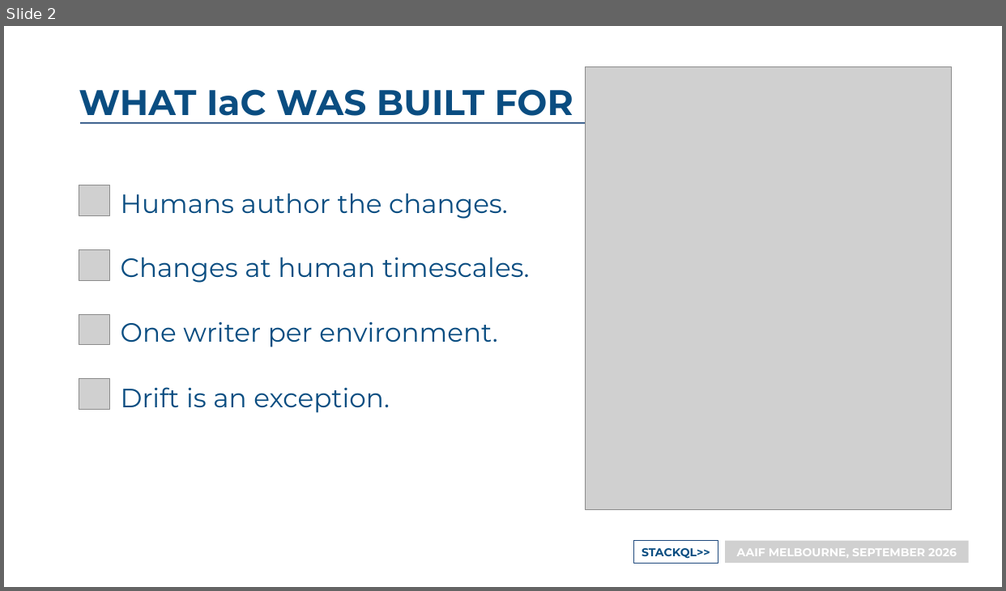
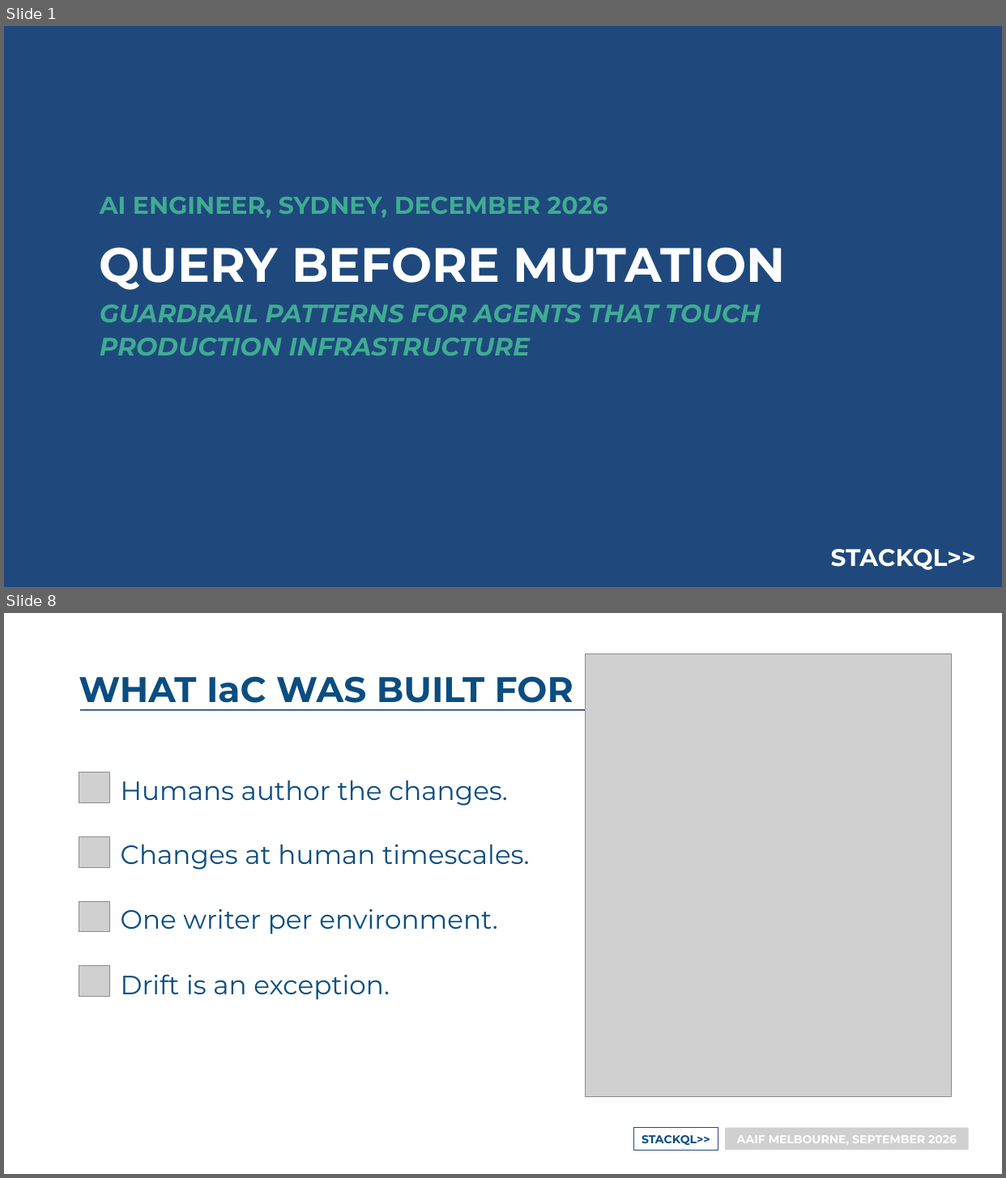
Before and after one commit to stackql-labs/agentic-platform-engineering, a slide deck: 12-26 AI Engineer/presentation/Query Before Mutation - AI Engineer Sydney 2026.pptx. Shown one above the other, each under a label of ours: slide 2 before the commit, slides 1 and 8 after it; the slides between them are not shown. The pictures are 1006x591 and 1006x1178 pixels, drawn with LibreOffice and Linux fonts; fonts in the diff are those of the drawing; grey boxes stand for pictures. Boxes give left, top, right and bottom in pixels: in the first picture for what was removed or moved away, otherwise in the second. Text is boxed around its words. In the diff, an @@ line names an element or a change of style, - is before the commit and + after.

```diff
--- a/12-26 AI Engineer/presentation/Query Before Mutation - AI Engineer Sydney 2026.pptx
+++ b/12-26 AI Engineer/presentation/Query Before Mutation - AI Engineer Sydney 2026.pptx
@@ slide 1 added at <box>4,26,1002,587</box>, background #1F497D @@
@@ text added at <box>100,197,608,218</box>, 38.5 pt, text #3FAC92, bold @@
+AI ENGINEER, SYDNEY, DECEMBER 2026
@@ text added at <box>100,247,786,290</box>, 76.5 pt, text #FFFFFF, bold @@
+QUERY BEFORE MUTATION
@@ text added at <box>100,305,761,356</box>, 40 pt, text #3FAC92, bold, italic @@
+GUARDRAIL PATTERNS FOR AGENTS THAT TOUCH PRODUCTION INFRASTRUCTURE
@@ text added at <box>831,549,976,570</box>, 38 pt, text #FFFFFF, bold @@
+STACKQL>>
@@ what was slide 2 is now slide 8 @@
```
Also in this commit, not shown: 9 other slides added, 1 slide removed, 1 other file.
